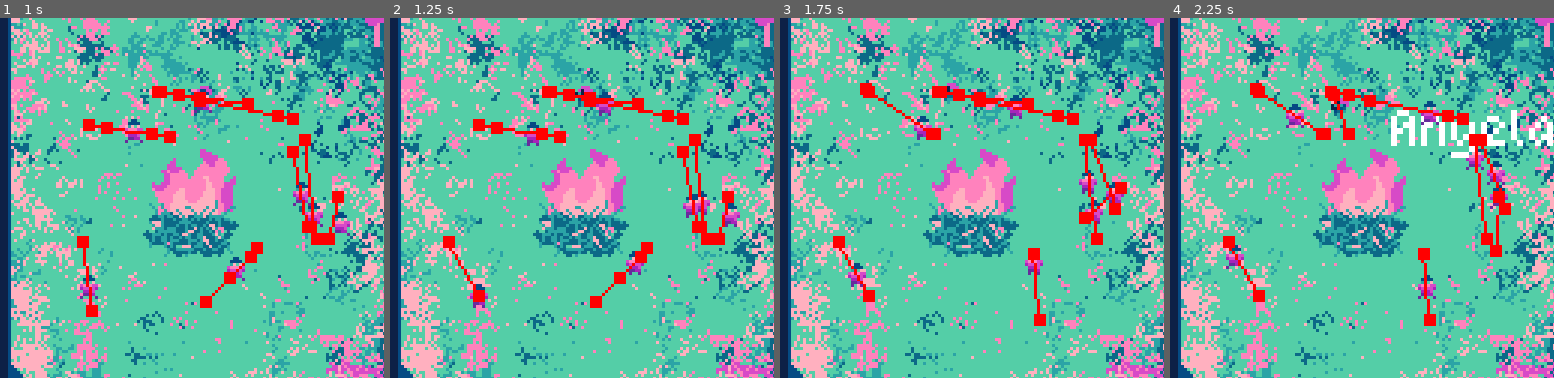
Above: before the commit, frames 1-4 (left to right).
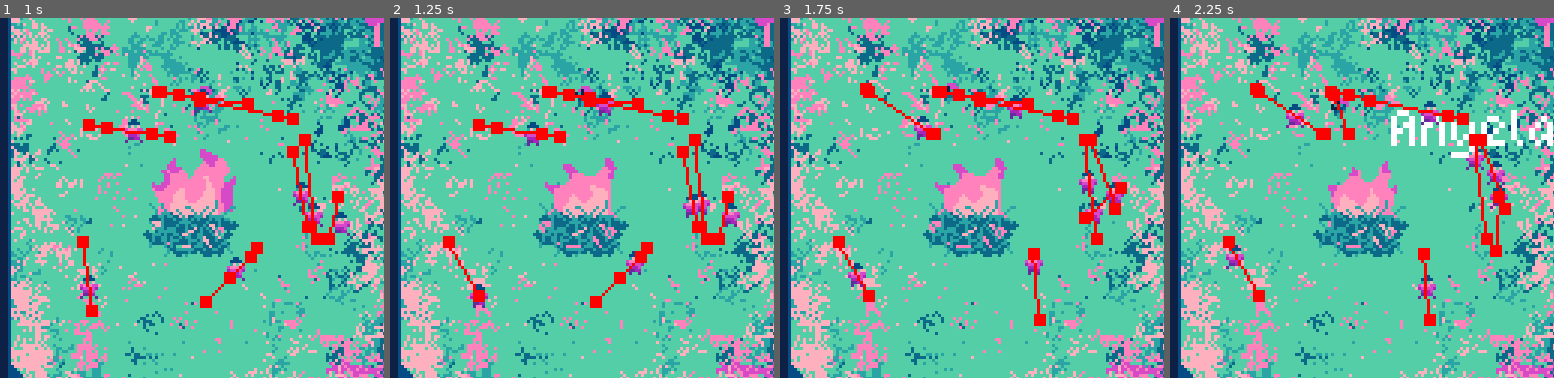
Above: after the commit, the same moments.

Repository: BoopEnthusiast/Micro-Jam-15
Game: Godot game, scene res://scenes/main.tscn
Same seed, same stepped clock (60 frames per second), same inputs: the game is played once before the commit and once after it.
Inputs (mouse positions are % of the whole screen's width and height, from its top left):
- Up to frame 1 (1 s): click (23, 95) at 0.52 s; type "12" at 0.6 s
- Up to frame 2 (1.25 s): no input
- Up to frame 3 (1.75 s): move the mouse to (22, 89) at 1.27 s
- Up to frame 4 (2.25 s): move the mouse to (82, 40) at 2.02 s
The pictures show only the part of the screen within x 42-92%, y 19-69%; the shares and areas given below are measured in that part.

Frame 1 is identical in both runs. In frame 2, 1.5% of the frame differs, in the area x 38-62%, y 36-64%; in frame 3, 1.5%; in frame 4, 1.6%, in the area x 39-62%, y 36-64%.

Commit message:
fire animation

Diff:
--- /dev/null
+++ b/resources/Backdrop-sheet.tres
@@ -0,0 +1,7 @@
+[gd_resource type="AtlasTexture" load_steps=2 format=3 uid="uid://c30rokepuyhxm"]
+
+[ext_resource type="Texture2D" uid="uid://chrgt6lljykkc" path="res://resources/Backdrop-Sheet.png" id="1_cc0cj"]
+
+[resource]
+atlas = ExtResource("1_cc0cj")
+region = Rect2(0, 0, 144, 240)
--- a/scenes/main.tscn
+++ b/scenes/main.tscn
@@ -1,9 +1,11 @@
-[gd_scene load_steps=39 format=3 uid="uid://cji63ii4aqhq"]
+[gd_scene load_steps=42 format=3 uid="uid://cji63ii4aqhq"]
 
 [ext_resource type="PackedScene" uid="uid://b6mbk30x5y2go" path="res://scenes/villager.tscn" id="1_0auvh"]
+[ext_resource type="Texture2D" uid="uid://cwwp2qbcv2xsm" path="res://resources/Backdrop1.png" id="2_85y2r"]
 [ext_resource type="PackedScene" uid="uid://dgfjitk2aq4uc" path="res://scenes/ui.tscn" id="2_nqree"]
-[ext_resource type="Texture2D" uid="uid://ce3411kdxferq" path="res://resources/Backdrop.png" id="2_q7ja4"]
 [ext_resource type="PackedScene" uid="uid://blsmf1r2lvqwy" path="res://scenes/ghost.tscn" id="3_4ci76"]
+[ext_resource type="Texture2D" uid="uid://cru42dn8qlifb" path="res://resources/Backdrop2.png" id="3_kbtfq"]
+[ext_resource type="Texture2D" uid="uid://dhmouohp0ji7y" path="res://resources/Backdrop3.png" id="4_axxdq"]
 [ext_resource type="PackedScene" uid="uid://dasa81l216kgx" path="res://scenes/forest.tscn" id="5_6dytf"]
 [ext_resource type="PackedScene" uid="uid://bcfl5n8v8kvhg" path="res://scenes/stream.tscn" id="6_6ynix"]
 [ext_resource type="PackedScene" uid="uid://c0gxw2wri6s2j" path="res://scenes/crops.tscn" id="7_7r6mo"]
@@ -87,6 +89,14 @@
 func _enter_tree():
 	Singleton.tele_home = self
 "
+
+[sub_resource type="AnimatedTexture" id="AnimatedTexture_6ojrh"]
+frames = 3
+frame_0/texture = ExtResource("2_85y2r")
+frame_1/texture = ExtResource("3_kbtfq")
+frame_1/duration = 1.0
+frame_2/texture = ExtResource("4_axxdq")
+frame_2/duration = 1.0
 
 [sub_resource type="Curve" id="Curve_c55bt"]
 _data = [Vector2(0, 1), 0.0, -0.229918, 0, 0, Vector2(0.992509, 0), -2.52763, 0.0, 0, 0]
@@ -294,7 +304,7 @@
 offset_left = 112.0
 offset_right = 256.0
 offset_bottom = 240.0
-texture = ExtResource("2_q7ja4")
+texture = SubResource("AnimatedTexture_6ojrh")
 
 [node name="Ghost1" parent="." instance=ExtResource("3_4ci76")]
 position = Vector2(191, 74)
Binary file added: resources/Backdrop-Sheet.png
Not shown, added: resources/Backdrop-Sheet.png.import
Binary file changed: resources/Backdrop.aseprite
Binary file added: resources/Backdrop1.png
Not shown, added: resources/Backdrop1.png.import
Binary file added: resources/Backdrop2.png
Not shown, added: resources/Backdrop2.png.import
Binary file added: resources/Backdrop3.png
Not shown, added: resources/Backdrop3.png.import
Not shown, added: resources/sounds/Enter.wav.import
Not shown, added: resources/sounds/Keyboard-001.wav.import
Not shown, added: resources/sounds/Keyboard-002.wav.import
(and 4 more such lines)
